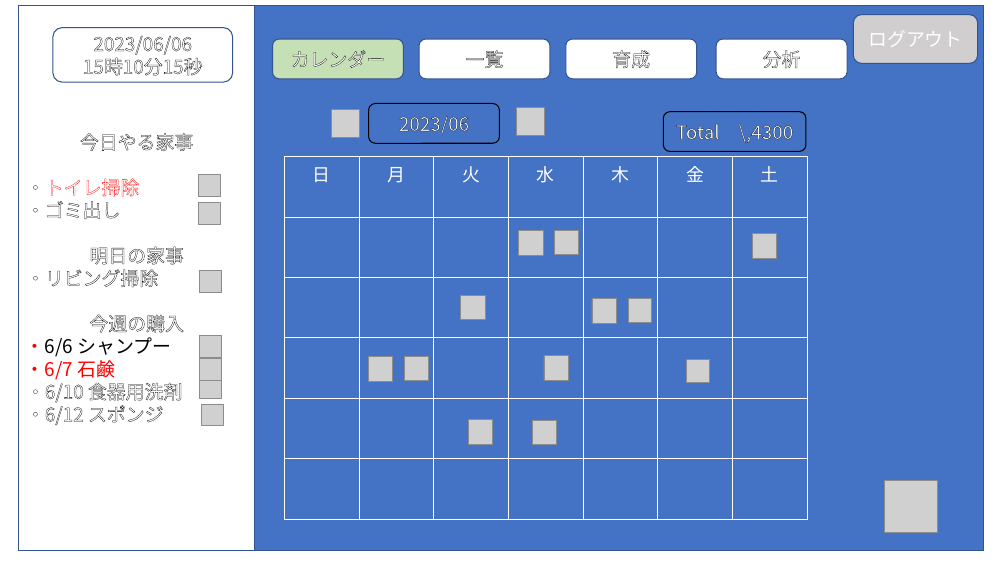
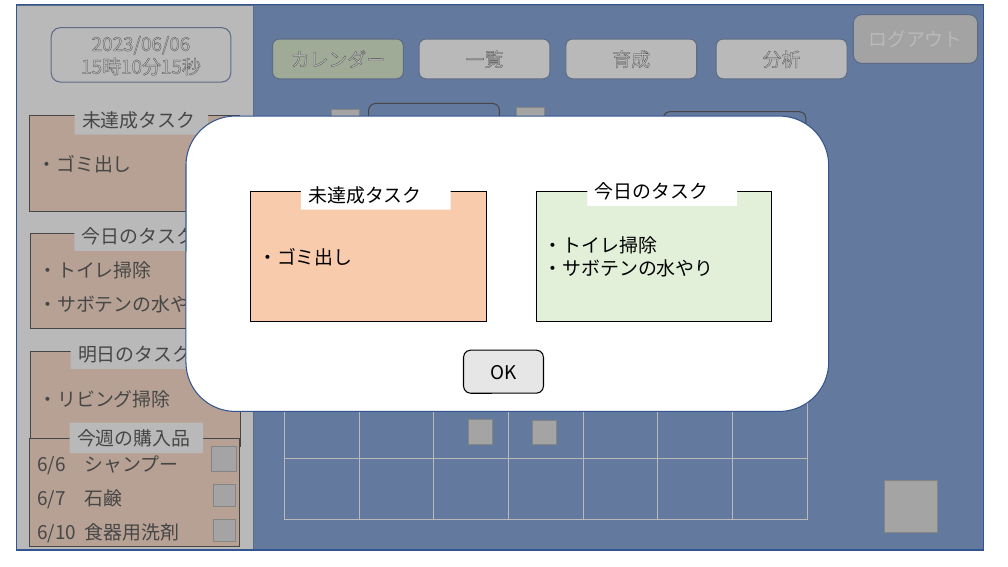
Before and after one commit to dojo2023/A-5, a slide deck: slide 5 of doc/外部設計_プレゼン.pptx (slide 6 before the commit). Drawn at 1008x567 pixels with LibreOffice and Linux fonts; fonts in the diff are those of the drawing; grey boxes stand for pictures. Boxes give left, top, right and bottom in pixels: in the first picture for what was removed or moved away, otherwise in the second. Text is boxed around its words. In the diff, an @@ line names an element or a change of style, - is before the commit and + after.

```diff
--- a/doc/外部設計_プレゼン.pptx
+++ b/doc/外部設計_プレゼン.pptx
@@ text in rounded rectangle at (868, 31, 962, 47): text removed @@
-ログアウト
@@ rectangle added at (30, 116, 240, 211), fill #F8CBAD, outline #000000 0.75 pt, 18 pt, text #000000 @@
+・ゴミ出し
@@ rectangle added at (75, 104, 209, 135), fill #FFFFFF, 18 pt, text #000000 @@
+未達成タスク
@@ group added at (17, 5, 984, 551): 5 rectangles, 2 rounded rectangles @@
+OK
+・ゴミ出し
+未達成タスク
+・トイレ掃除
+・サボテンの水やり
+今日のタスク
@@ rectangle added at (31, 234, 241, 329), fill #F8CBAD, outline #000000 0.75 pt, 18 pt, text #000000 @@
+・トイレ掃除
+・サボテンの水やり
@@ rectangle added at (74, 221, 208, 251), fill #FFFFFF, 18 pt, text #000000 @@
+今日のタスク
@@ picture removed at (519, 231, 544, 256) @@
@@ picture removed at (555, 231, 578, 254) @@
@@ picture removed at (752, 234, 777, 259) @@
@@ text in rectangle at (26, 246, 183, 425): text removed @@
-今日やる家事
-・トイレ掃除
-・ゴミ出し
-明日の家事
-・リビング掃除
-今週の購入
-・6/6 シャンプー
-・6/7 石鹸
-・6/10 食器用洗剤
-・6/12 スポンジ
@@ picture removed at (461, 295, 486, 320) @@
@@ picture removed at (592, 299, 617, 324) @@
@@ picture removed at (628, 299, 652, 322) @@
@@ rectangle added at (31, 352, 241, 447), fill #F8CBAD, outline #000000 0.75 pt, 18 pt, text #000000 @@
+・リビング掃除
@@ rectangle added at (70, 339, 204, 369), fill #FFFFFF, 18 pt, text #000000 @@
+明日のタスク
@@ group removed at (199, 203, 222, 399): 5 pictures @@
@@ picture removed at (368, 357, 393, 382) @@
@@ picture removed at (405, 357, 428, 380) @@
@@ picture removed at (544, 355, 569, 380) @@
@@ picture removed at (687, 359, 710, 383) @@
@@ rectangle added at (30, 439, 240, 547), fill #F8CBAD, outline #000000 0.75 pt, 18 pt, text #000000 @@
+6/6 シャンプー
+6/7 石鹸
+6/10 食器用洗剤
@@ rectangle added at (70, 423, 203, 453), fill #FFFFFF, 18 pt, text #000000 @@
+今週の購入品
@@ picture added at (212, 447, 237, 472) @@
@@ picture: place and size @@
-picture at (202, 404, 224, 426)
+picture at (213, 485, 235, 507)
@@ picture: place and size @@
-picture at (199, 175, 221, 197)
+picture at (213, 520, 235, 541)
```
Also in this commit, not shown: 5 other slides changed, 1 slide added.
